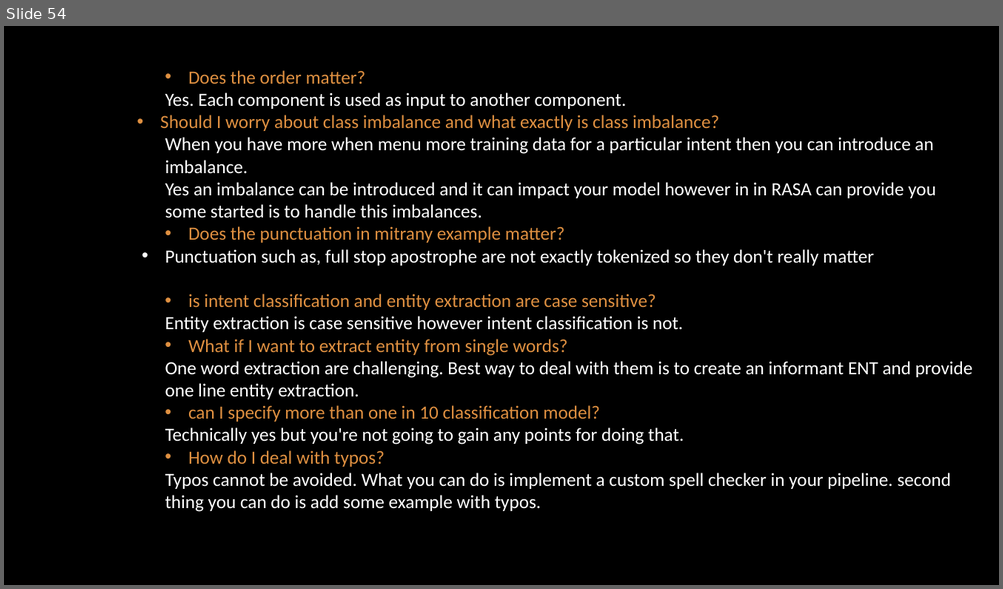
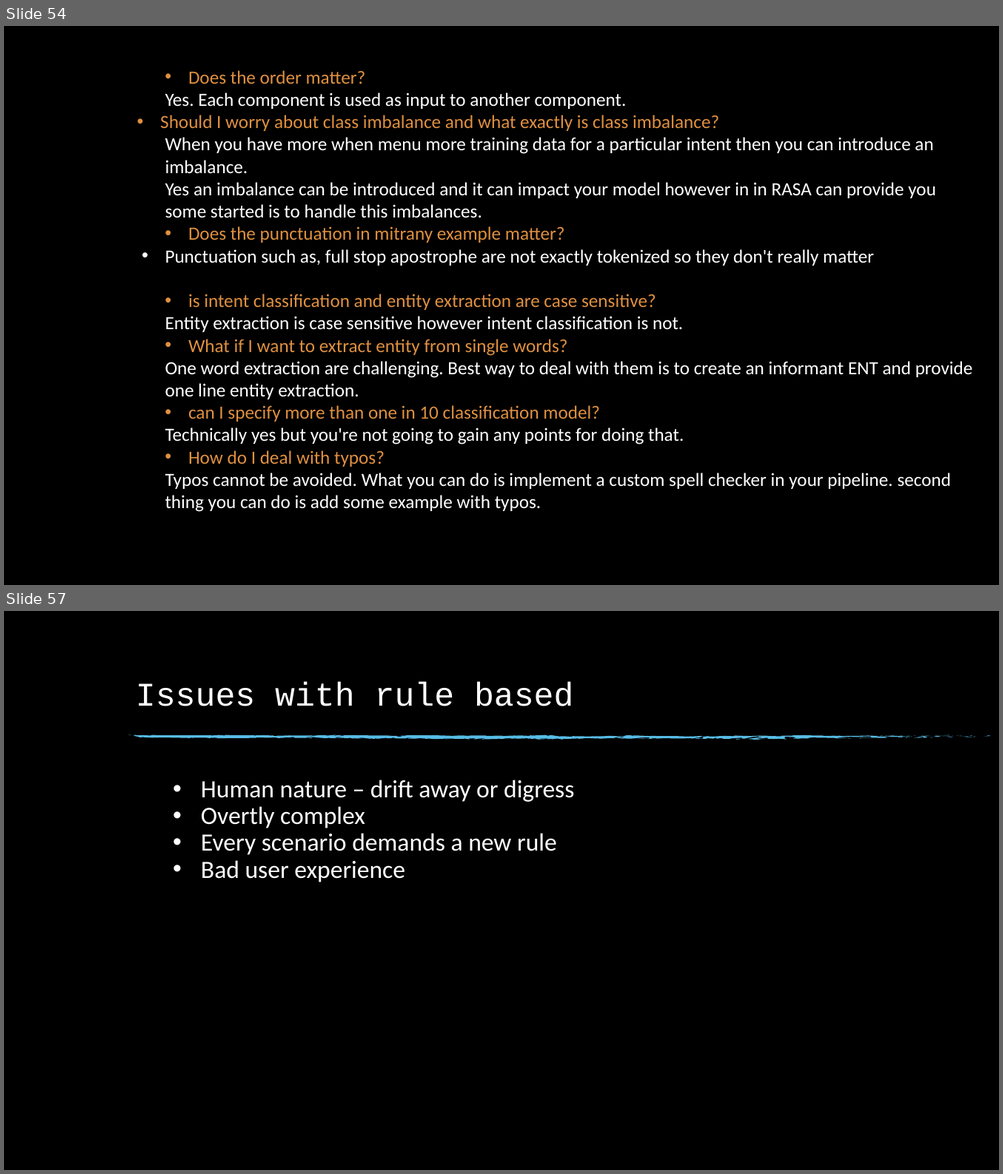
Before and after one commit to dinesh19aug/rasa-workshop, a slide deck: Natural Language Processing Workshop.pptx. Shown one above the other, each under a label of ours: slide 54 before the commit, slides 54 and 57 after it; the slides between them are not shown. The pictures are 1003x589 and 1003x1174 pixels, drawn with LibreOffice and Linux fonts; fonts in the diff are those of the drawing; background and template pictures are left out. Boxes give left, top, right and bottom in pixels: in the first picture for what was removed or moved away, otherwise in the second. Text is boxed around its words. In the diff, an @@ line names an element or a change of style, - is before the commit and + after.

```diff
--- a/Natural Language Processing Workshop.pptx
+++ b/Natural Language Processing Workshop.pptx
@@ slide 57 added at (4,611,999,1170), background picture (left out) @@
@@ title added at (136,682,573,706), 32 pt, text #FFFFFF @@
+Issues with rule based
@@ group added at (128,735,990,740): 74 freeform shapes @@
@@ text added at (201,780,574,883), 24 pt, text #FFFFFF @@
+• Human nature – drift away or digress
+• Overtly complex
+• Every scenario demands a new rule
+• Bad user experience
```
Also in this commit, not shown: 8 other slides added.
